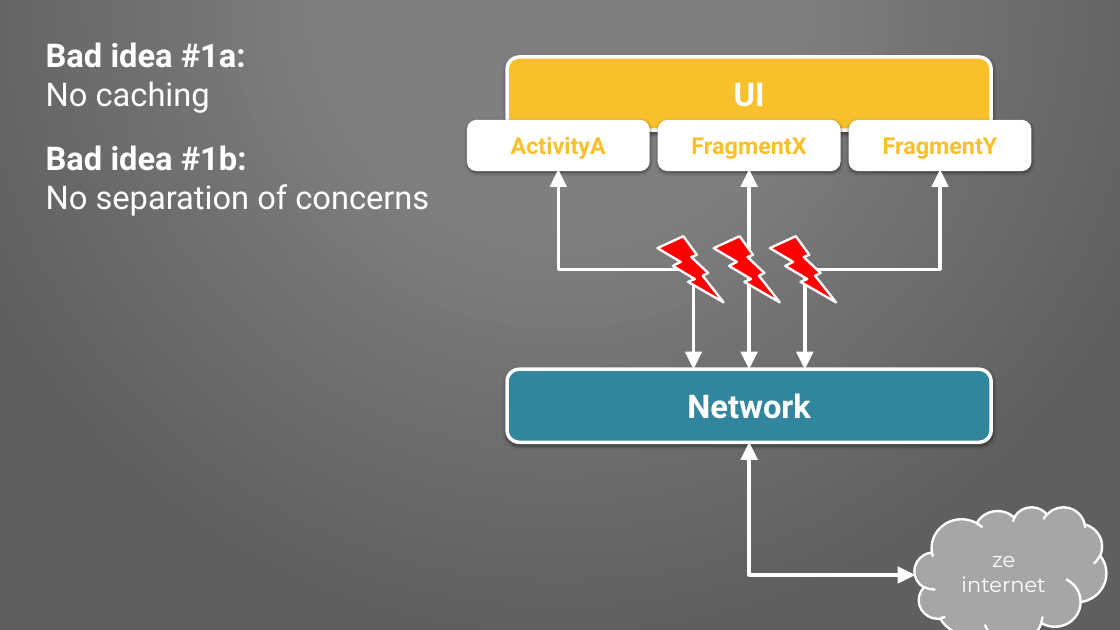
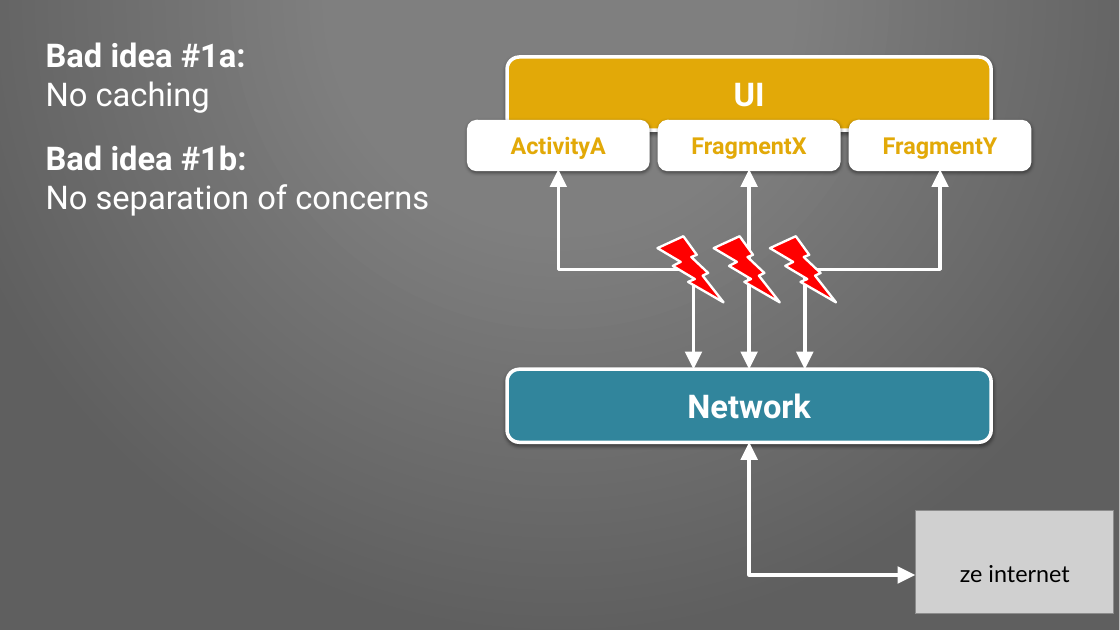
Before and after one commit to Pixplicity/sync-demo, a slide deck: slide 5 of I've been doing some syncing.pptx. Drawn at 1120x630 pixels with LibreOffice and Linux fonts; fonts in the diff are those of the drawing; grey boxes stand for pictures; background and template pictures are left out. Boxes give left, top, right and bottom in pixels: in the first picture for what was removed or moved away, otherwise in the second. Text is boxed around its words. In the diff, an @@ line names an element or a change of style, - is before the commit and + after.

```diff
--- a/I've been doing some syncing.pptx
+++ b/I've been doing some syncing.pptx
@@ rounded rectangle "UI" at box(507, 57, 991, 130): fill #F8C02B to #E2A908 @@
@@ text colour #F8C02B to #E2A908 in 3 elements at box(660, 122, 839, 170), box(469, 122, 648, 170), box(850, 122, 1029, 170) @@
@@ picture added at box(915, 510, 1113, 613) @@
@@ text "ze internet": place and size @@
-text "ze internet" at box(915, 507, 1107, 630)
+text "ze internet" at box(960, 565, 1069, 582)
@@ text "ze internet" at box(960, 565, 1069, 582): size 18 to 20 pt, font Montserrat to Lato, text colour #FFFFFF to #000000; vertical alignment middle to top; fill #A6A6A6 to none; outline #FFFFFF 2 pt to none @@
```
Also in this commit, not shown: 14 other slides changed, 3 slides added.
